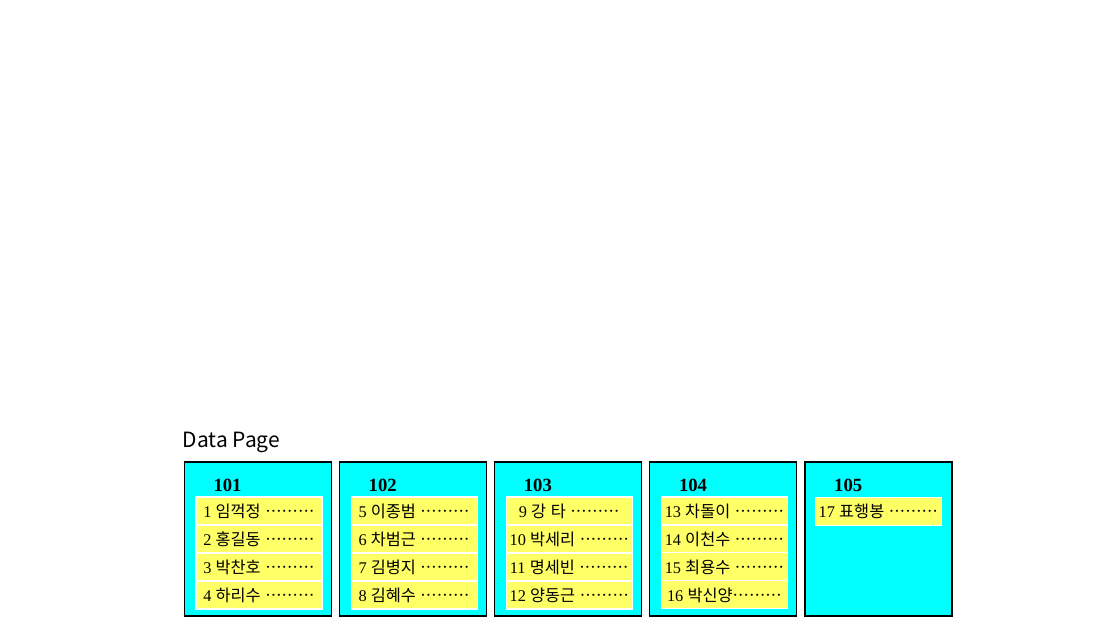
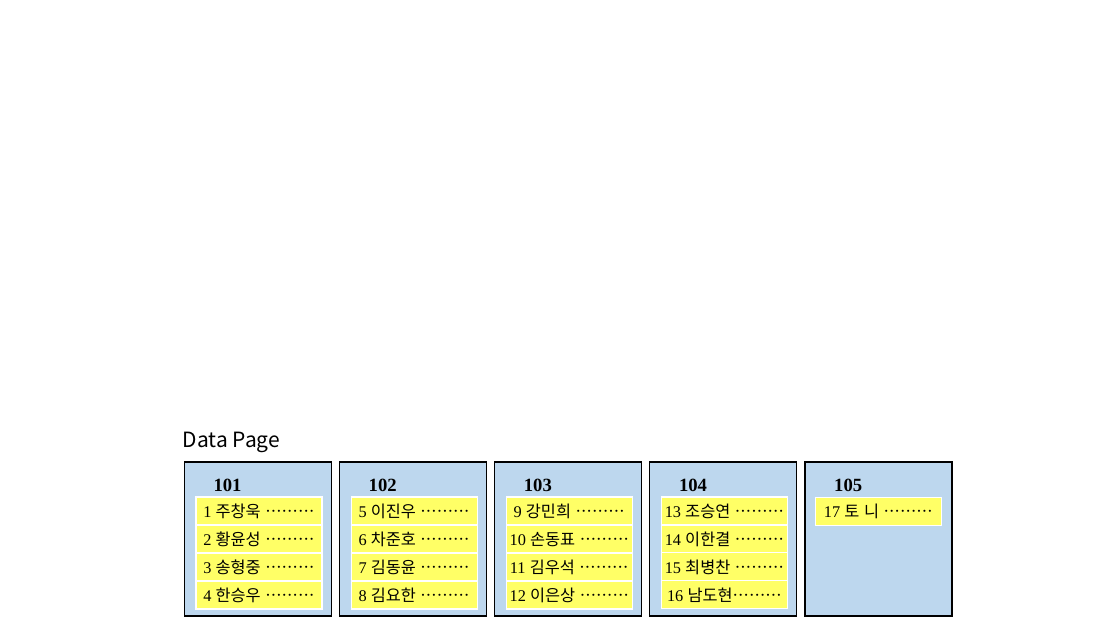
Before and after one commit to lhs501/2019DB, a slide deck: slide 10 of chapter 9.pptx. Drawn at 1120x630 pixels with LibreOffice and Linux fonts; fonts in the diff are those of the drawing. Boxes give left, top, right and bottom in pixels: in the first picture for what was removed or moved away, otherwise in the second. Text is boxed around its words. In the diff, an @@ line names an element or a change of style, - is before the commit and + after.

```diff
--- a/chapter 9.pptx
+++ b/chapter 9.pptx
@@ fill #00FFFF to #BDD7EE in 5 elements at (650,462,797,616), (184,462,331,616), (339,462,486,616), (495,462,642,616), (805,462,952,616) @@
@@ text in rectangle at (203,503,261,519): text changed @@
-1 임꺽정 ………
+1 주창욱 ………
@@ text in rectangle at (359,503,416,519): text changed @@
-5 이종범 ………
+5 이진우 ………
@@ text in rectangle at (514,503,571,519): text changed @@
-9 강 타 ………
+9 강민희 ………
@@ text in rectangle at (665,503,730,519): text changed @@
-13 차돌이 ………
+13 조승연 ………
@@ text in rectangle at (824,503,879,519): text changed @@
-17 표행봉 ………
+17 토 니 ………
@@ text in rectangle at (203,531,261,547): text changed @@
-2 홍길동 ………
+2 황윤성 ………
@@ text in rectangle at (359,531,416,547): text changed @@
-6 차범근 ………
+6 차준호 ………
@@ text in rectangle at (510,532,575,547): text changed @@
-10 박세리 ………
+10 손동표 ………
@@ text in rectangle at (665,531,730,547): text changed @@
-14 이천수 ………
+14 이한결 ………
@@ text in rectangle at (203,559,261,575): text changed @@
-3 박찬호 ………
+3 송형중 ………
@@ text in rectangle at (359,559,416,575): text changed @@
-7 김병지 ………
+7 김동윤 ………
@@ text in rectangle at (510,559,575,575): text changed @@
-11 명세빈 ………
+11 김우석 ………
@@ text in rectangle at (665,559,730,575): text changed @@
-15 최용수 ………
+15 최병찬 ………
@@ text in rectangle at (203,587,261,603): text changed @@
-4 하리수 ………
+4 한승우 ………
@@ text in rectangle at (359,587,416,602): text changed @@
-8 김혜수 ………
+8 김요한 ………
@@ text in rectangle at (510,587,575,603): text changed @@
-12 양동근 ………
+12 이은상 ………
@@ text in rectangle at (667,587,782,602): text changed @@
-16 박신양………
+16 남도현………
```
Also in this commit, not shown: 6 other slides changed.
